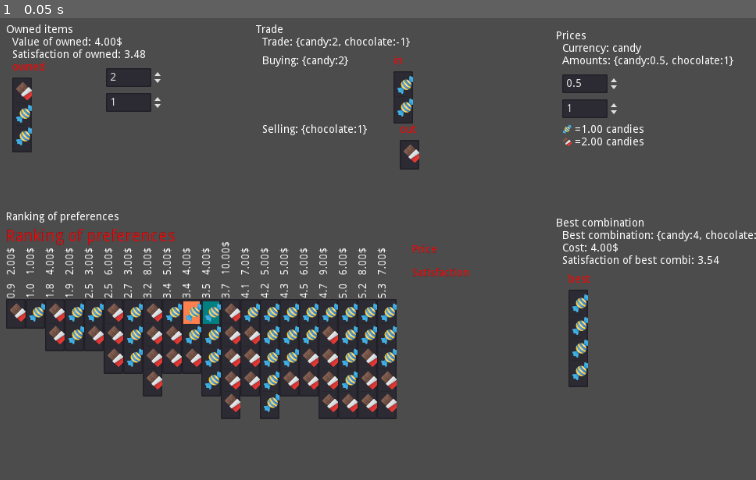
Above: before the commit, frame 1.
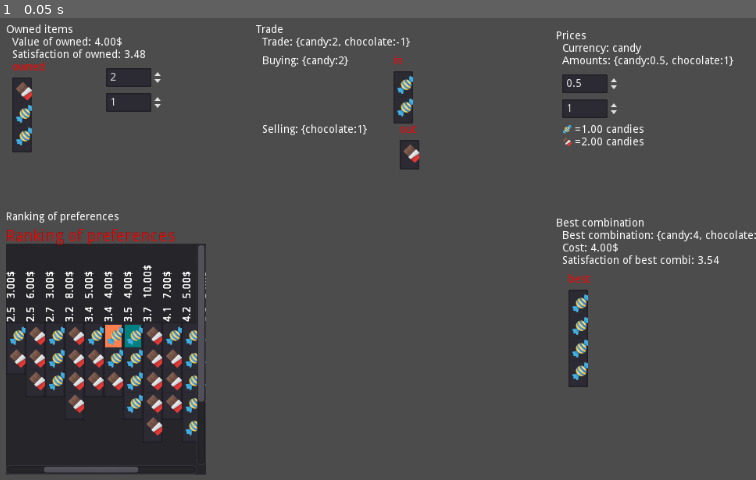
Above: after the commit, the same moment.

Repository: carlostgit/Prices
Game: Godot game, scene res://MainScene.tscn
The game is run twice, just before and just after one commit, with the same random seed, the same clock (stepped at 60 frames per second) and the same inputs. The engine's default icon, where the game draws it, is replaced by a stand-in: a white triangle on a blue panel in a dark square.
Inputs:
- Up to frame 1 (0.05 s): no input

The runs differ from the first frame. In frame 1, 17% of the frame differs, in the area x 0-63%, y 48-99%.

Commit message:
Meto los items de CombinationItemList en un ScrollContainer

Diff:
--- a/CombinationItemList.gd
+++ b/CombinationItemList.gd
@@ -6,10 +6,6 @@
 const CombinationValueList = preload("res://CombinationValueList.gd")
 const CombinationItem = preload("res://CombinationItem.gd")
 #var _combination_item_scene = preload("res://CombinationItem.tscn")
-
-
-
-
 
 var _name:String = ""
 
@@ -20,21 +16,16 @@
 var _candy:Texture = load("res://candy.png")
 var _chocolate:Texture = load("res://chocolate.png")
 
-
 # Declare member variables here. Examples:
 var _products = ["chocolate","candy"]
 
 var _utils = load("res://Utils.gd")
-#var _MyDictionary = load("res://MyDictionary.gd")
 
 var _combidicts:Array = Array()
 var _combidict_satisfaction:Dictionary = Dictionary()
 var _combidict_price:Dictionary = Dictionary()
 
-#var _canvas_item:CanvasItem = null
 var _combination_items:Array = Array()
-
-#var _combination_item_list:Dictionary = Dictionary()
 
 var _scale:float = 0.5
 var _fixed_icon_size:Vector2 = Vector2(50,50)
@@ -45,7 +36,11 @@
 # Called when the node enters the scene tree for the first time.
 func _ready():
 	#self.set_size(Vector2(40,40))
-#	init_default_test()
+	#comentar lo siguiente cundo esté debugeado
+	#init_default_test()
+	#$Label.set_text(str($ScrollContainer/Panel))
+
+	#
 	pass # Replace with function body.
 
 
@@ -65,6 +60,7 @@
 #	pass
 #func _init(canvas_item_arg:CanvasItem, combinations_arg:Array, combination_satisfaction_arg:Dictionary = Dictionary()):
 #func _init(canvas_item_arg:CanvasItem, combinations_arg:Array = Array(), combination_satisfaction_arg:Dictionary = Dictionary(),combidict_price_arg:Dictionary = Dictionary(),name_arg:String = "no name"):
+
 
 func init(combination_satisfaction_list:CombinationValueList, combination_price_list:CombinationValueList=null, name_arg:String = "no name" ):
 	if (combination_satisfaction_list as CombinationValueList):
@@ -92,42 +88,34 @@
 #func init(combidicts_arg:Array, combidict_satisfaction_dict_arg:Dictionary):
 #	_init(combidicts_arg, combidict_satisfaction_dict_arg)
 
-func init_with_combidicts(combidicts_arg:Array = Array(), combidict_satisfaction_dict_arg:Dictionary = Dictionary(),combidict_price_arg:Dictionary = Dictionary(),name_arg:String = "no name"):
-
-	for child in self.get_children():
-		self.remove_child(child)
-		child.queue_free()
-#		print("deleting child")
-#		print(child)
-
-
-	_combination_items.clear()
-#	_canvas_item = canvas_item_arg
-	#_combidicts = combinations_arg
+
+func init_with_combidicts(combidicts_arg:Array = Array(), combidict_satisfaction_dict_arg:Dictionary = Dictionary(),combidict_price_arg:Dictionary = Dictionary(),name_arg:String = "no_name"):
+
+	remove_combination_items()	#Se borran los nodos CombinationItem
+	reset_combidicts() #Se borra la info de cominaciones
+
 	_combidict_satisfaction = combidict_satisfaction_dict_arg
 	_combidict_price = combidict_price_arg
-
 	_combidicts = combidicts_arg
-	#_combidicts = get_ordered_combidicts(combination_satisfaction_arg)
 
 	for combidict in _combidicts:
 		assert(typeof(combidict)==TYPE_DICTIONARY)
 		add_item_list(combidict)
-#		print("adding combidict")
-#		print(combidict)
-#
+
+	#Label 1
 	self.set_name(name_arg)
-#	print("label_name is")
 	var label_name:Label = Label.new()
 	label_name.set_scale(Vector2(1.5,1.5))
 	label_name.set_text(self.get_name())
 	label_name.set("custom_colors/font_color", Color(1,0,0))
-	#label_name.set_text("Pruebita")
-	#print(self.get_name())
 	label_name.set_position(self.get_position()+Vector2(0,0))
-	#print ("position is")
-#	print (label_name.get_position())
+	label_name.add_to_group("removable")
+	#$ScrollContainer/Panel.add_child(label_name)
 	self.add_child(label_name)
+
+	#Si tiene título, bajo un poco la posición del ScrollContainer, para dejar hueco al título
+	if (name_arg != ""):
+		$ScrollContainer.set_position(Vector2(0,30))
 
 	#Label 2
 	if _combination_items.size()>0:
@@ -145,7 +133,8 @@
 			satisf_label.set("custom_colors/font_color", Color(1,0,0))
 			var satisf_posit = self.get_position()+Vector2(right_end_position_x+20,50-30*label_count)
 			satisf_label.set_position(satisf_posit)
-			self.add_child(satisf_label)
+			satisf_label.add_to_group("removable")
+			$ScrollContainer/Panel.add_child(satisf_label)
 
 			label_count += 1
 
@@ -153,17 +142,30 @@
 func set_name(name_arg:String)->void:
 	_name = name_arg
 
+
 func get_name()->String:
 	return _name
 
+
 func get_combidicts()->Array:
 	return self._combidicts
+
 
 func reset_combinations_color()->void:
 	for combination_item in self._combination_items:
 #		var combination_dict:Dictionary = combination_item.get_combination_dict()
 		var combination:Combination = combination_item.get_combination()
 		combination_item.highlight(Color(0,0,0,0))
+
+
+func focus_on_combination(combination_to_focus_arg:Combination)->void:
+	for combination_item in self._combination_items:
+#		var combination_dict:Dictionary = combination_item.get_combination_dict()
+		var combination:Combination = combination_item.get_combination()
+		if combination.equals(combination_to_focus_arg):
+			var combi_pos:Vector2 = combination_item.get_position()
+			var h_scrollbar = $ScrollContainer.get_h_scrollbar()
+			h_scrollbar.set_value(combi_pos.x)
 
 
 func highlight_combination_with_color(combination_to_highlight_arg:Combination, color_arg:Color)->void:
@@ -173,6 +175,12 @@
 		if combination.equals(combination_to_highlight_arg):
 			combination_item.highlight(color_arg)
 
+			#Todo: poner lo siguiente en método aparte
+			#Metodo focus combination
+#			var combi_pos:Vector2 = combination_item.get_position()
+#			var h_scrollbar = $ScrollContainer.get_h_scrollbar()
+#			h_scrollbar.set_value(combi_pos.x)
+			#
 
 func highlight_combidict_with_color(combidict_to_highlight_arg:Dictionary, color_arg:Color)->void:
 	for combination_item in self._combination_items:
@@ -198,6 +206,7 @@
 
 	return combinations_ordered
 
+
 func add_item_list(combidict_arg:Dictionary):
 
 	var satisf:float = 0
@@ -207,7 +216,6 @@
 	var price:float = 0
 	if(_combidict_price.size()>0):
 		price = _combidict_price[combidict_arg]
-
 
 	var combination_labels:Array = []
 	combination_labels.append(String(satisf).pad_decimals(1))
@@ -224,11 +232,25 @@
 	var this_item_list_pos=Vector2(current_position_x,self.get_position().y+40)
 	combination_item.set_position(this_item_list_pos)
 	self._combination_items.append(combination_item)
-	self.add_child(combination_item)
-#	print("current pos: "+str(current_position_x))
-#	print("adding combination_item")
-#	print(combination_item)
-
-
+	combination_item.add_to_group("removable")
+	$ScrollContainer/Panel.call_deferred("add_child",combination_item)
 
 	pass
+
+func remove_combination_items()->void:
+	_combination_items.clear()
+
+	for child in $ScrollContainer/Panel.get_children():
+		if child.is_in_group("removable"):
+			$ScrollContainer/Panel.remove_child(child)
+			child.queue_free()
+
+	for child in self.get_children():
+		if child.is_in_group("removable"):
+			self.remove_child(child)
+			child.queue_free()
+
+func reset_combidicts()->void:
+	_combidict_satisfaction = {}
+	_combidict_price = {}
+	_combidicts = []
--- a/CombinationItemList.tscn
+++ b/CombinationItemList.tscn
@@ -4,3 +4,17 @@
 
 [node name="CombinationItemList" type="Node2D"]
 script = ExtResource( 1 )
+
+[node name="ScrollContainer" type="ScrollContainer" parent="."]
+margin_right = 256.0
+margin_bottom = 296.0
+mouse_filter = 1
+__meta__ = {
+"_edit_use_anchors_": false
+}
+
+[node name="Panel" type="Panel" parent="ScrollContainer"]
+margin_right = 500.0
+margin_bottom = 400.0
+rect_min_size = Vector2( 500, 400 )
+mouse_filter = 1
--- a/MainScene.gd
+++ b/MainScene.gd
@@ -96,11 +96,16 @@
 
 	var owned_color:Color = Color( 1, 0.5, 0.31, 1 )
 	$RankingOfPreferences/CombinationSatisfaction.highlight_combination_with_color(owned_combination,owned_color)
+
+	#focus ranking on owned combination
+	$RankingOfPreferences/CombinationSatisfaction.focus_on_combination(owned_combination)
+
 	var satisf_of_owned:float = _satisfaction_calculator.calculate_satisf_of_combination(owned_combination)
 	$OwnedItems/LabelSatisfaction.set_text("Satisfaction of owned: " + String(satisf_of_owned).pad_decimals(2))
 
 	var value_of_owned:float = Prices.calculate_combidict_price(_owned_items_dict)
 	$OwnedItems/LabelValueOfOwned.set_text("Value of owned: "+String(value_of_owned).pad_decimals(2)+ "$")
+
 
 func get_value_of_owned_combination()->float:
 	var value_of_owned:float = Prices.calculate_combidict_price(_owned_items_dict)
